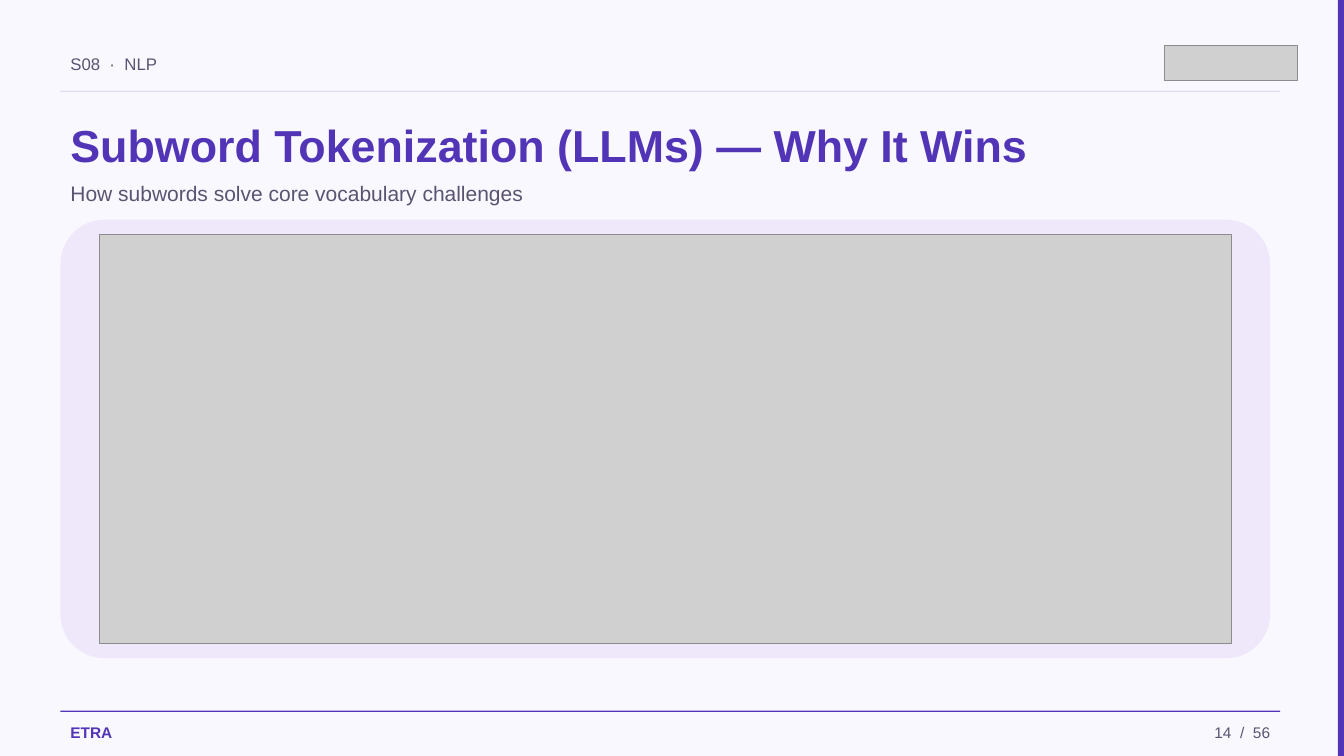
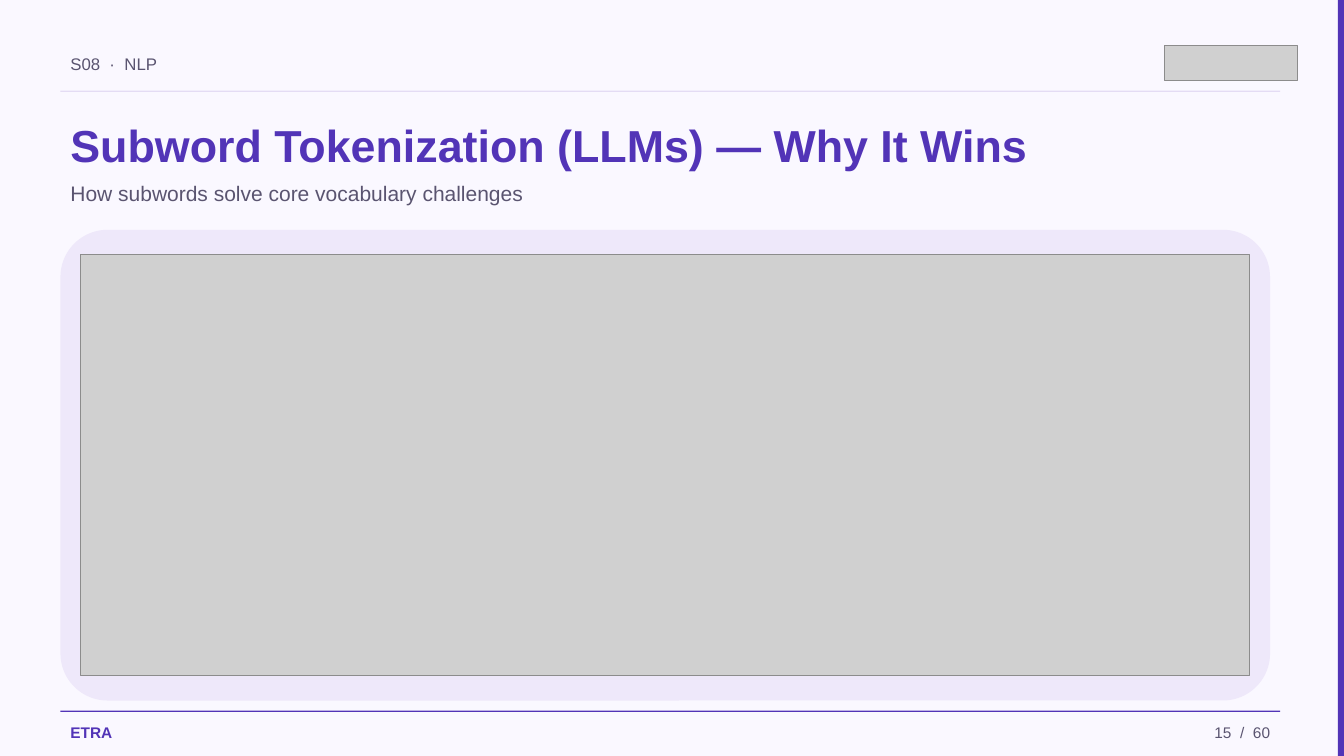
Before and after one commit to iksasa15/AI-ML, a slide deck: slide 15 of web-presentation/pdf-exports/Week3-Session1-NLP.pptx (slide 14 before the commit). Drawn at 1344x756 pixels with LibreOffice and Linux fonts; fonts in the diff are those of the drawing; grey boxes stand for pictures. Boxes give left, top, right and bottom in pixels: in the first picture for what was removed or moved away, otherwise in the second. Text is boxed around its words. In the diff, an @@ line names an element or a change of style, - is before the commit and + after.

```diff
--- a/web-presentation/pdf-exports/Week3-Session1-NLP.pptx
+++ b/web-presentation/pdf-exports/Week3-Session1-NLP.pptx
@@ rounded rectangle: place and size @@
-rounded rectangle at (60, 220, 1270, 658)
+rounded rectangle at (60, 230, 1270, 701)
@@ picture: place and size @@
-picture at (99, 235, 1231, 643)
+picture at (81, 254, 1250, 676)
@@ text at (1214, 727, 1270, 738): text changed @@
-14 / 56
+15 / 60
```
Also in this commit, not shown: 54 other slides changed, 4 slides added, 5 other files.
